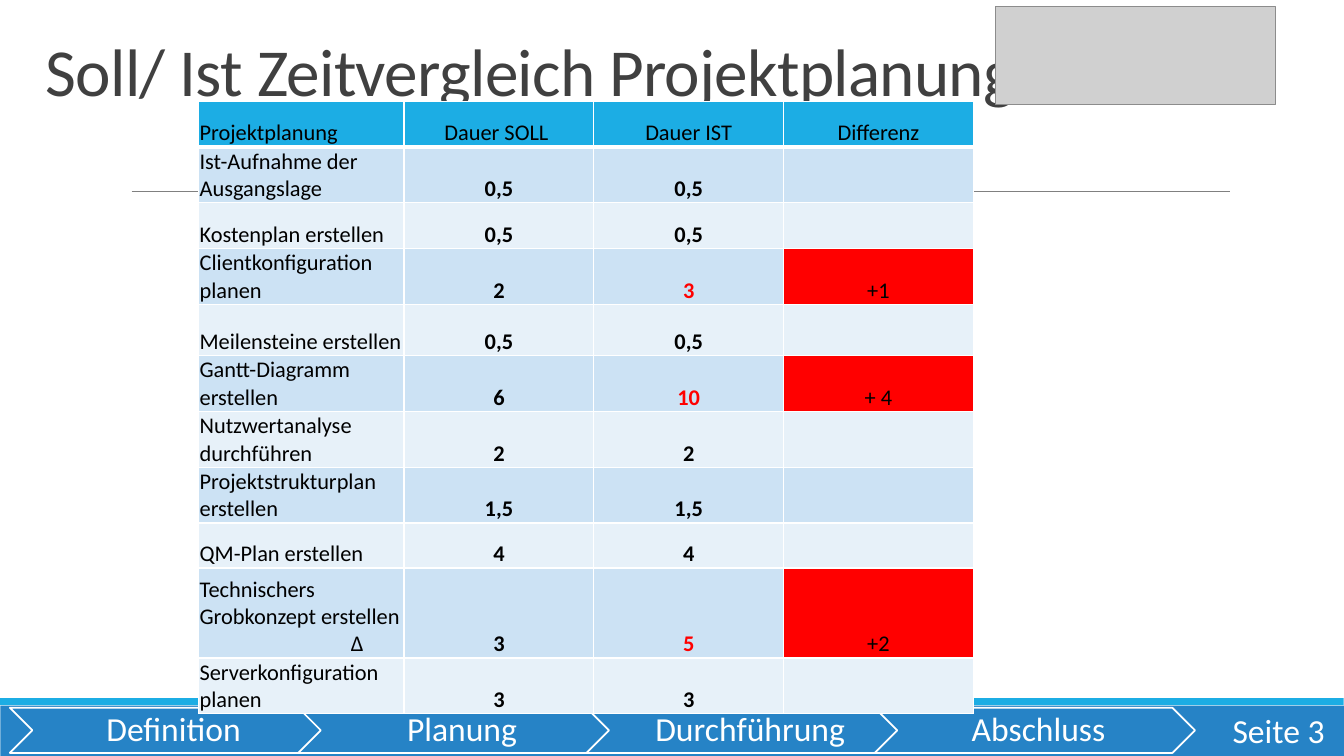
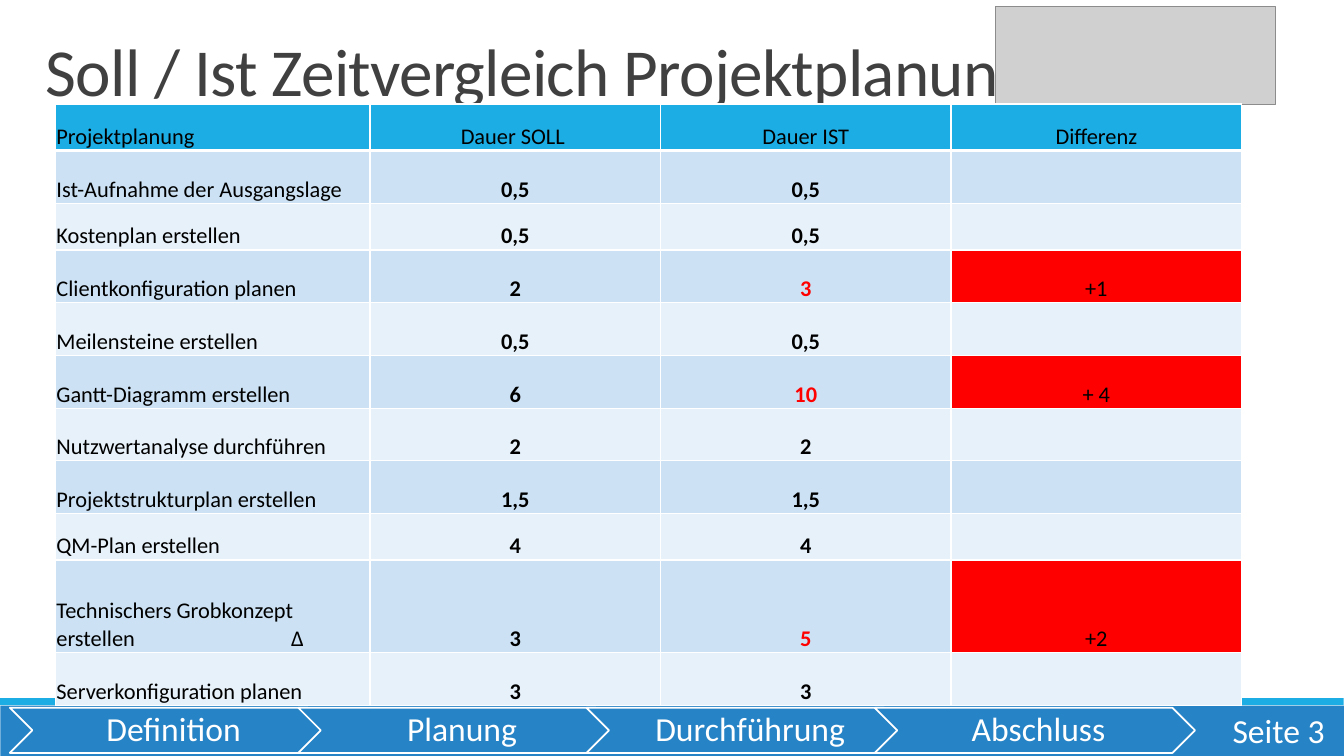
Before and after one commit to OberstufenprojektVOIP/OSP_VOIP, a slide deck: slide 3 of Pr-sentation/Präsi Tim Abschluss.pptx. Drawn at 1344x756 pixels with LibreOffice and Linux fonts; fonts in the diff are those of the drawing; grey boxes stand for pictures. Boxes give left, top, right and bottom in pixels: in the first picture for what was removed or moved away, otherwise in the second. Text is boxed around its words. In the diff, an @@ line names an element or a change of style, - is before the commit and + after.

```diff
--- a/Pr-sentation/Präsi Tim Abschluss.pptx
+++ b/Pr-sentation/Präsi Tim Abschluss.pptx
@@ title at box(46, 41, 1030, 113): spaces changed @@
-Soll/ Ist Zeitvergleich Projektplanung
+Soll / Ist Zeitvergleich Projektplanung
@@ table: place and size @@
-table at box(199, 102, 973, 715)
+table at box(55, 104, 1241, 707)
```
Also in this commit, not shown: 7 other slides changed.
